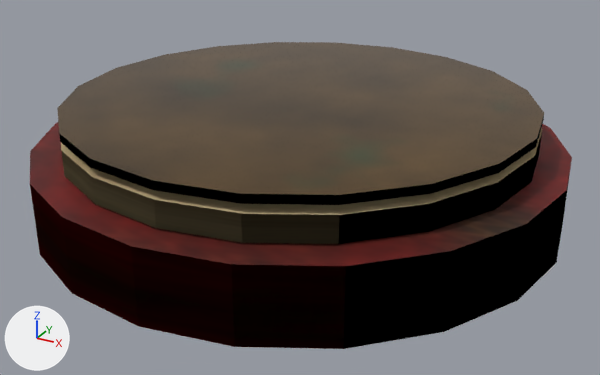
Two versions of the Blender file blender_src/props/luopan.blend, one commit apart.
Rendered twice from a 50 mm lens placed at (0.187, -0.34, 0.179), pointed at (0.004, -0.008, 0.013). Arrows for +X, +Y and +Z are at lower left; the lights stay in place. The picture after the commit comes second.

Objects in the first picture: 'Case', 'Dial', 'Glass'.
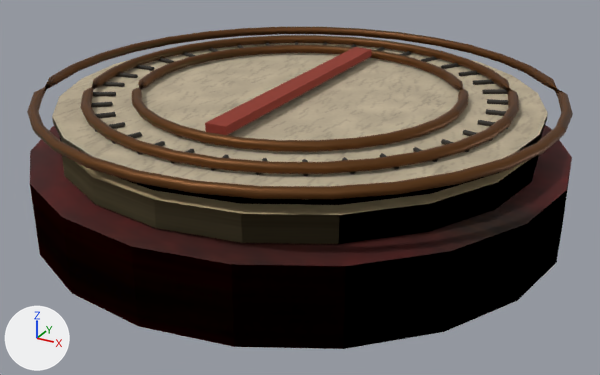
Where the change shows, as pixel boxes (x1, y1, x2, y2) in the pictures (600 x 375 px):
'Art_Parchment', added (beige): after (52, 43, 548, 200)
'Art_OxidizedBrass', added (brown): after (27, 27, 573, 199)
'Art_CinnabarBinding', added (red): after (205, 47, 372, 135)
'Art_SootIron', added: after (91, 42, 508, 176)
'Glass', unchanged, covered by the edit: before (57, 42, 544, 205); after (60, 138, 499, 205)

Edits to the bpy script that builds the scene:
```text
Add img_t_bronze_001:
    img_t_bronze_001 = load_image('t_bronze.001', '_unpacked/t_bronze.001', 256, 256, 'sRGB')
Add img_woven_paper:
    img_woven_paper = load_image('woven_paper', '_unpacked/woven_paper', 256, 256, 'sRGB')
Add mat_sootiron:
    mat_sootiron = principled_material('SootIron')
    mat_sootiron.base_color = (0.053, 0.047, 0.04)  # dark grey #413d38
    mat_sootiron.metallic = 0.65
    mat_sootiron.roughness = 0.71
Add mat_cinnabarbinding:
    mat_cinnabarbinding = principled_material('CinnabarBinding')
    mat_cinnabarbinding.base_color = (0.27, 0.033, 0.017)  # red #8e3323
    mat_cinnabarbinding.roughness = 0.91
Add mat_oxidizedbrass:
    mat_oxidizedbrass = bpy.data.materials.new('OxidizedBrass')
    # colours: beige #d6af81
    # uses the picture img_t_bronze_001
Add mat_parchment:
    mat_parchment = bpy.data.materials.new('Parchment')
    # colours: beige #cebfa2
    # uses the picture img_woven_paper
Add me_art_sootiron:
    me_art_sootiron.from_pydata(...)  # 432 vertices, 360 faces; spans x -0.102..0.102, y -0.102..0.102, z 0.058..0.06
    me_art_sootiron.materials.append(mat_sootiron)  # dark grey #413d38
Add me_art_cinnabarbinding:
    me_art_cinnabarbinding.from_pydata(...)  # 24 vertices, 12 faces; spans x -0.005..0.005, y -0.0725..0.0725, z 0.061..0.065
    me_art_cinnabarbinding.materials.append(mat_cinnabarbinding)  # red #8e3323
Add me_art_oxidizedbrass:
    me_art_oxidizedbrass.from_pydata(...)  # 891 vertices, 1536 faces; spans x -0.126..0.126, y -0.126..0.126, z 0.059..0.063
    me_art_oxidizedbrass.materials.append(mat_oxidizedbrass)
Add me_art_parchment:
    me_art_parchment.from_pydata(...)  # 240 vertices, 96 faces; spans x -0.116..0.116, y -0.116..0.116, z 0.055..0.058
    me_art_parchment.materials.append(mat_parchment)
Add ob_art_sootiron:
    ob_art_sootiron = bpy.data.objects.new('Art_SootIron', me_art_sootiron)
    ob_art_sootiron.parent = ob_luopan
    ob_art_sootiron.location = (0.0, 0.0, 0.0)
Add ob_art_cinnabarbinding:
    ob_art_cinnabarbinding = bpy.data.objects.new('Art_CinnabarBinding', me_art_cinnabarbinding)
    ob_art_cinnabarbinding.parent = ob_luopan
    ob_art_cinnabarbinding.location = (0.0, 0.0, 0.0)
Add ob_art_oxidizedbrass:
    ob_art_oxidizedbrass = bpy.data.objects.new('Art_OxidizedBrass', me_art_oxidizedbrass)
    ob_art_oxidizedbrass.parent = ob_luopan
    ob_art_oxidizedbrass.location = (0.0, 0.0, 0.0)
Add ob_art_parchment:
    ob_art_parchment = bpy.data.objects.new('Art_Parchment', me_art_parchment)
    ob_art_parchment.parent = ob_luopan
    ob_art_parchment.location = (0.0, 0.0, 0.0)
```
